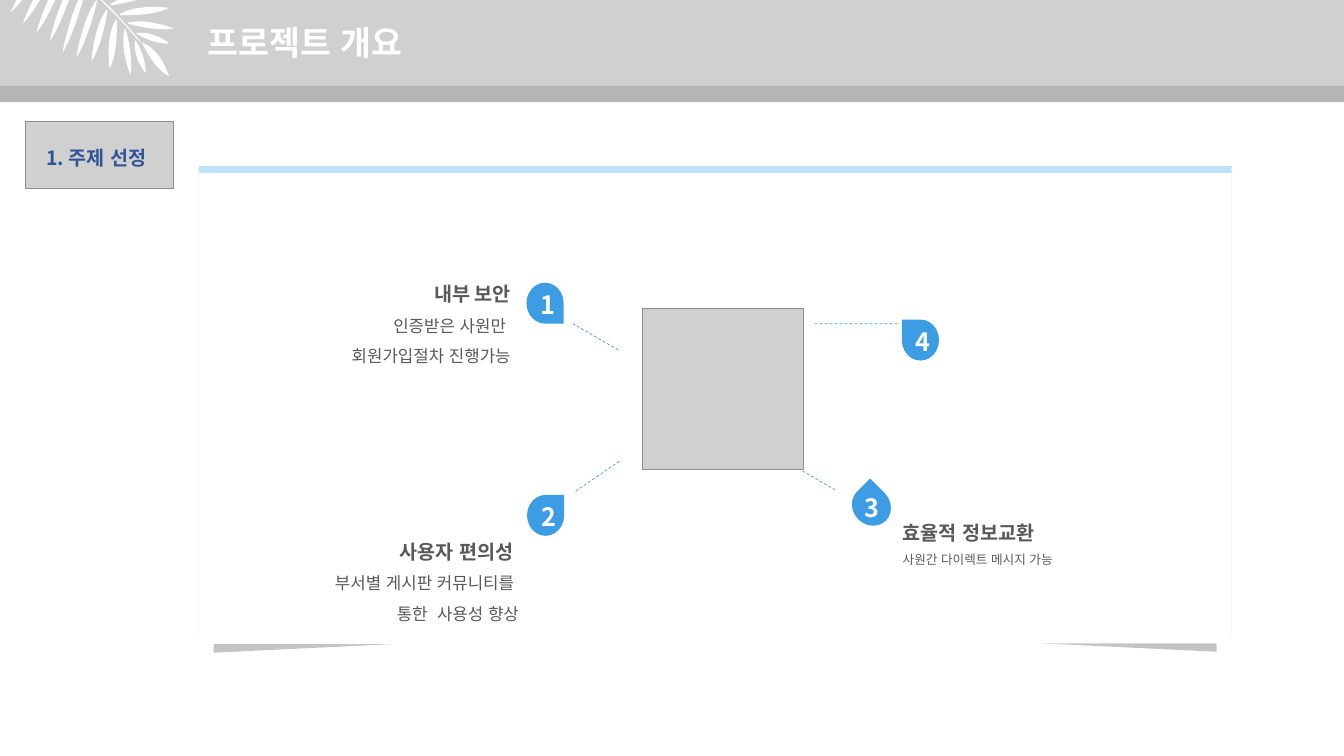
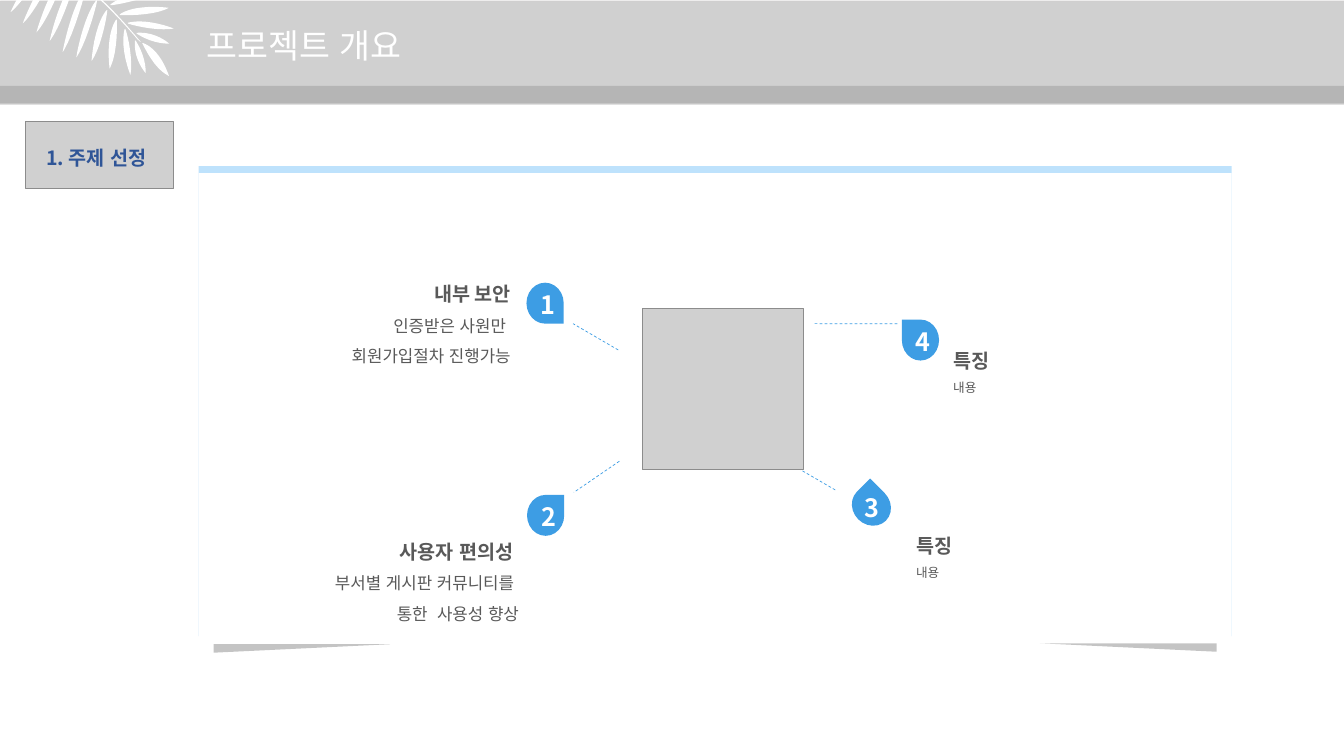
Before and after one commit to juhyeonjong2/EzenCompany, a slide deck: slide 5 of Documents/8. 발표/1. 중간발표/중간발표.pptx. Drawn at 1344x756 pixels with LibreOffice and Linux fonts; fonts in the diff are those of the drawing; grey boxes stand for pictures. Boxes give left, top, right and bottom in pixels: in the first picture for what was removed or moved away, otherwise in the second. Text is boxed around its words. In the diff, an @@ line names an element or a change of style, - is before the commit and + after.

```diff
--- a/Documents/8. 발표/1. 중간발표/중간발표.pptx
+++ b/Documents/8. 발표/1. 중간발표/중간발표.pptx
@@ picture "프로젝트 개요" at (x1=0, y1=1, x2=1344, y2=104): bold off @@
@@ rectangle at (x1=0, y1=1, x2=1344, y2=102): fill #84EBFC to #D0CECE @@
@@ rectangle removed at (x1=0, y1=103, x2=1344, y2=107) @@
@@ text added at (x1=953, y1=351, x2=989, y2=393), 14 pt, text #595959, bold @@
+특징
+내용
@@ text removed at (x1=903, y1=523, x2=1052, y2=565) @@
-효율적 정보교환
-사원간 다이렉트 메시지 가능
@@ text added at (x1=916, y1=536, x2=952, y2=578), 14 pt, text #595959, bold @@
+특징
+내용
```
Also in this commit, not shown: 11 other slides changed, 6 slides added, 3 slides removed.
